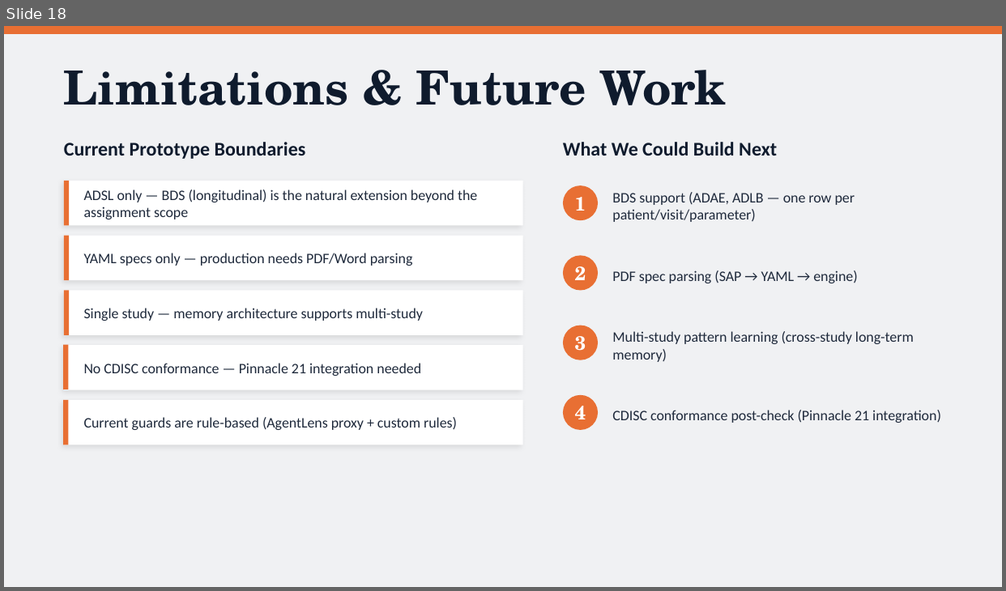
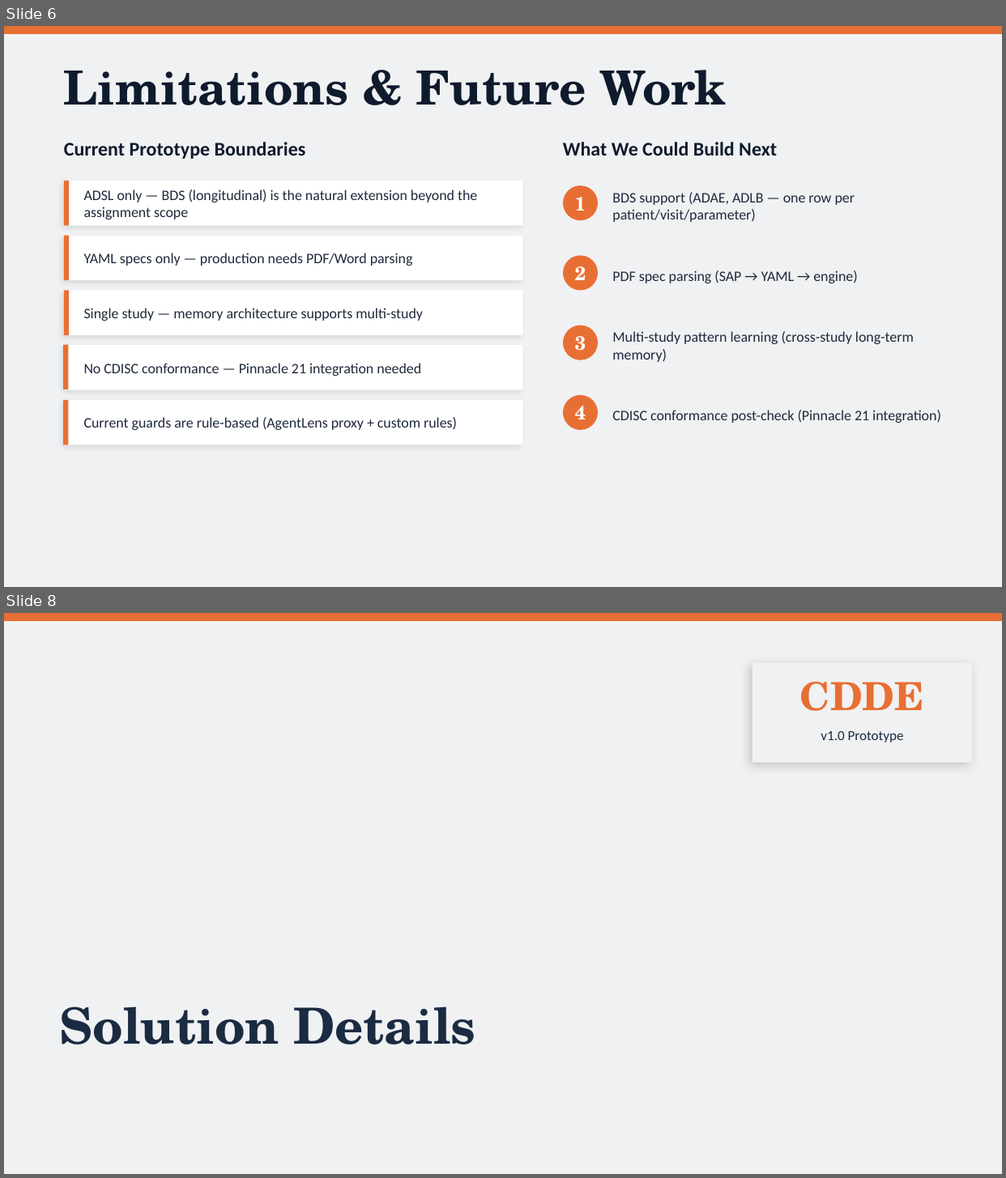
Before and after one commit to matt-grain/pharma-derive, a slide deck: presentation/CDDE_Presentation.pptx. Shown one above the other, each under a label of ours: slide 18 before the commit, slides 6 and 8 after it; the slides between them are not shown. The pictures are 1006x591 and 1006x1178 pixels, drawn with LibreOffice and Linux fonts; fonts in the diff are those of the drawing. Boxes give left, top, right and bottom in pixels: in the first picture for what was removed or moved away, otherwise in the second. Text is boxed around its words. In the diff, an @@ line names an element or a change of style, - is before the commit and + after.

```diff
--- a/presentation/CDDE_Presentation.pptx
+++ b/presentation/CDDE_Presentation.pptx
@@ slide 8 added at (4,613,1002,1174), background #F0F1F3 @@
@@ rectangle added at (4,613,1002,621), fill #E86F33 @@
@@ rectangle added at (752,663,972,763), fill #F0F1F3 @@
@@ text added at (800,681,924,711), 28 pt, text #E86F33, bold @@
+CDDE
@@ text added at (820,731,904,743), 10 pt, text #1A2B42 @@
+v1.0 Prototype
@@ text added at (60,1007,476,1045), 36 pt, text #1A2B42, bold @@
+Solution Details
@@ what was slide 18 is now slide 6 @@
```
Also in this commit, not shown: 13 slides changed, 1 other file.
